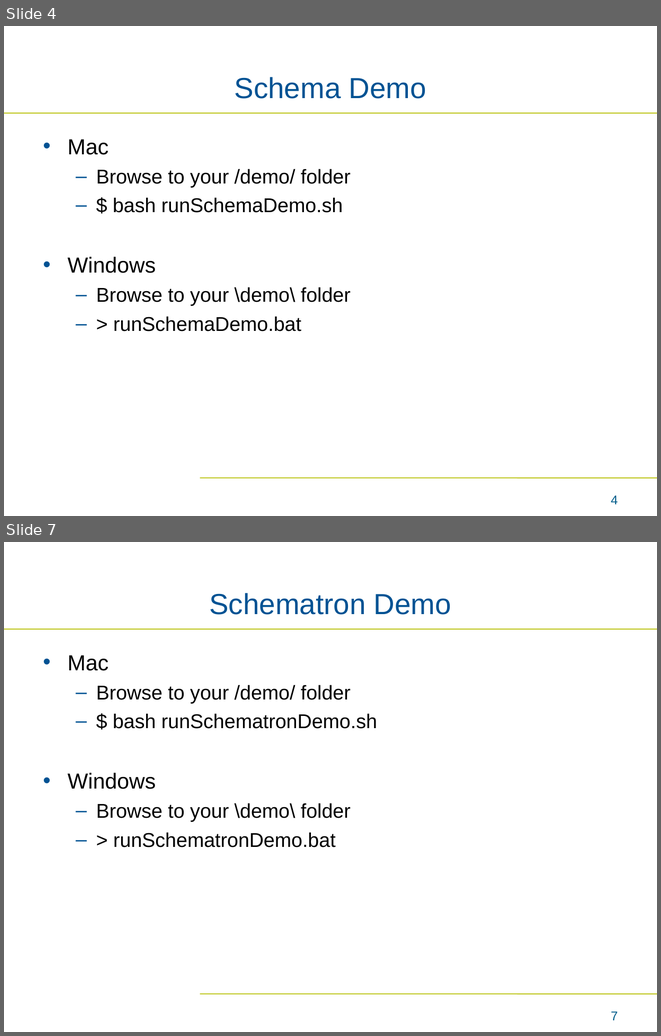
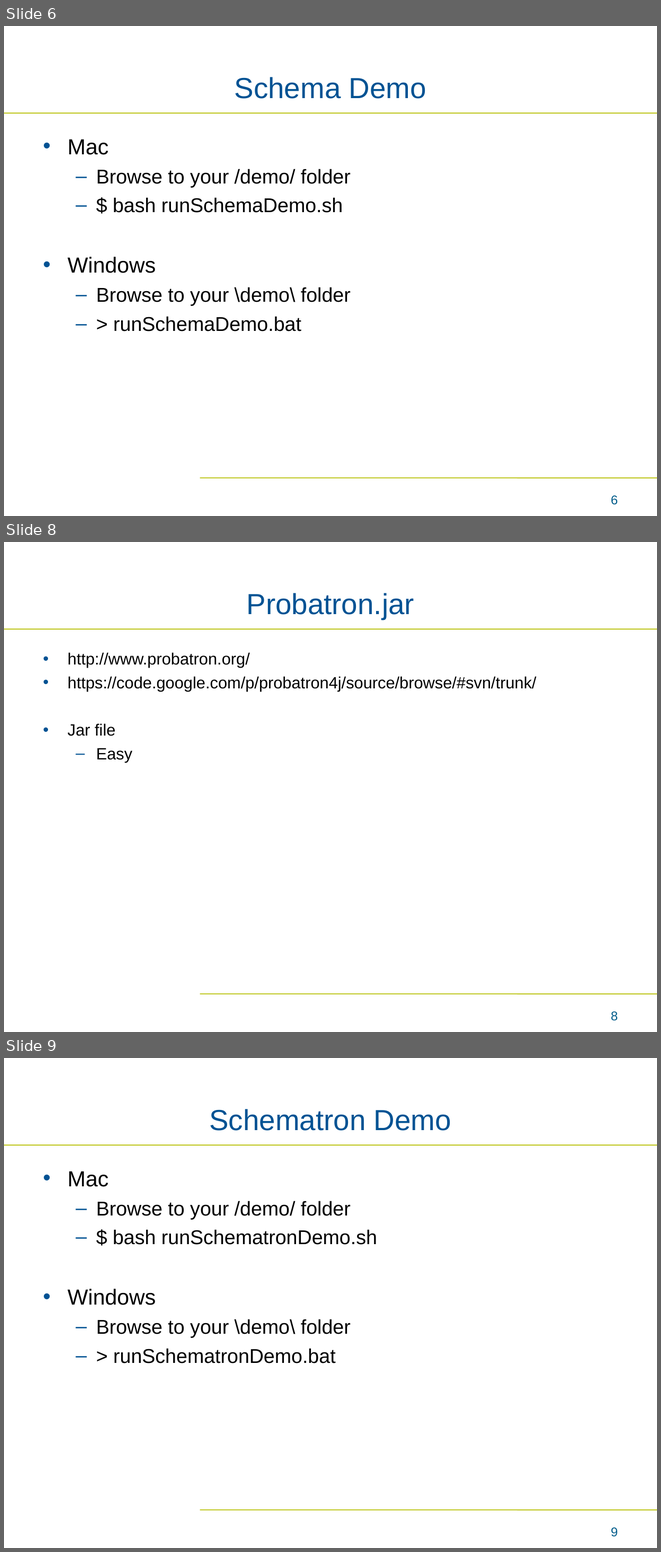
Before and after one commit to bmatern-nmdp/ValidationDemo, a slide deck: Interactive Demo.ppt. Shown one above the other, each under a label of ours: slides 4 and 7 before the commit, slides 6, 8 and 9 after it; the slides between them are not shown. The pictures are 661x1036 and 661x1552 pixels, drawn with LibreOffice and Linux fonts; fonts in the diff are those of the drawing; background and template pictures are left out. Boxes give left, top, right and bottom in pixels: in the first picture for what was removed or moved away, otherwise in the second. Text is boxed around its words. In the diff, an @@ line names an element or a change of style, - is before the commit and + after.

```diff
--- a/Interactive Demo.ppt
+++ b/Interactive Demo.ppt
@@ slide 8 added at box(4, 542, 657, 1032), background #FFFFFF; not listed: 2 template elements that a slide beside it also shows @@
@@ title added at box(247, 593, 414, 619), 32 pt, text #005293 @@
+Probatron.jar
@@ text added at box(68, 652, 537, 762), 18 pt, text #000000 @@
+• http://www.probatron.org/
+• https://code.google.com/p/probatron4j/source/browse/#svn/trunk/
+• Jar file
+  – Easy
@@ page number added at box(611, 1011, 618, 1021), 14 pt, text #005C8A @@
+8
@@ what was slide 4 is now slide 6 @@
@@ page number at box(611, 495, 618, 505): text changed @@
-4
+6
@@ what was slide 7 is now slide 9 @@
@@ page number at box(611, 1527, 618, 1537): text changed @@
-7
+9
```
Also in this commit, not shown: 3 slides changed, 4 other slides added, 3 slides removed, 6 other files.
